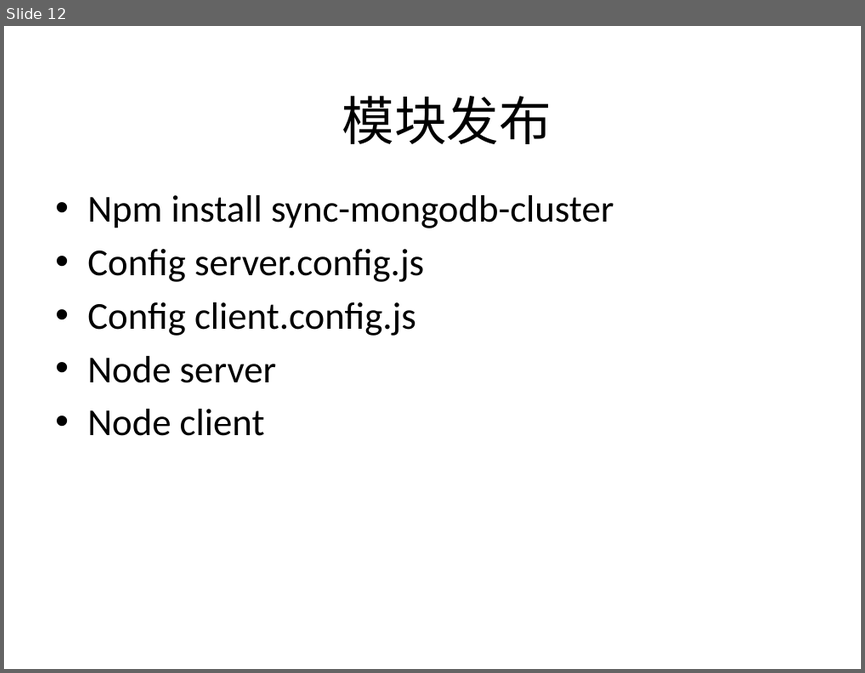
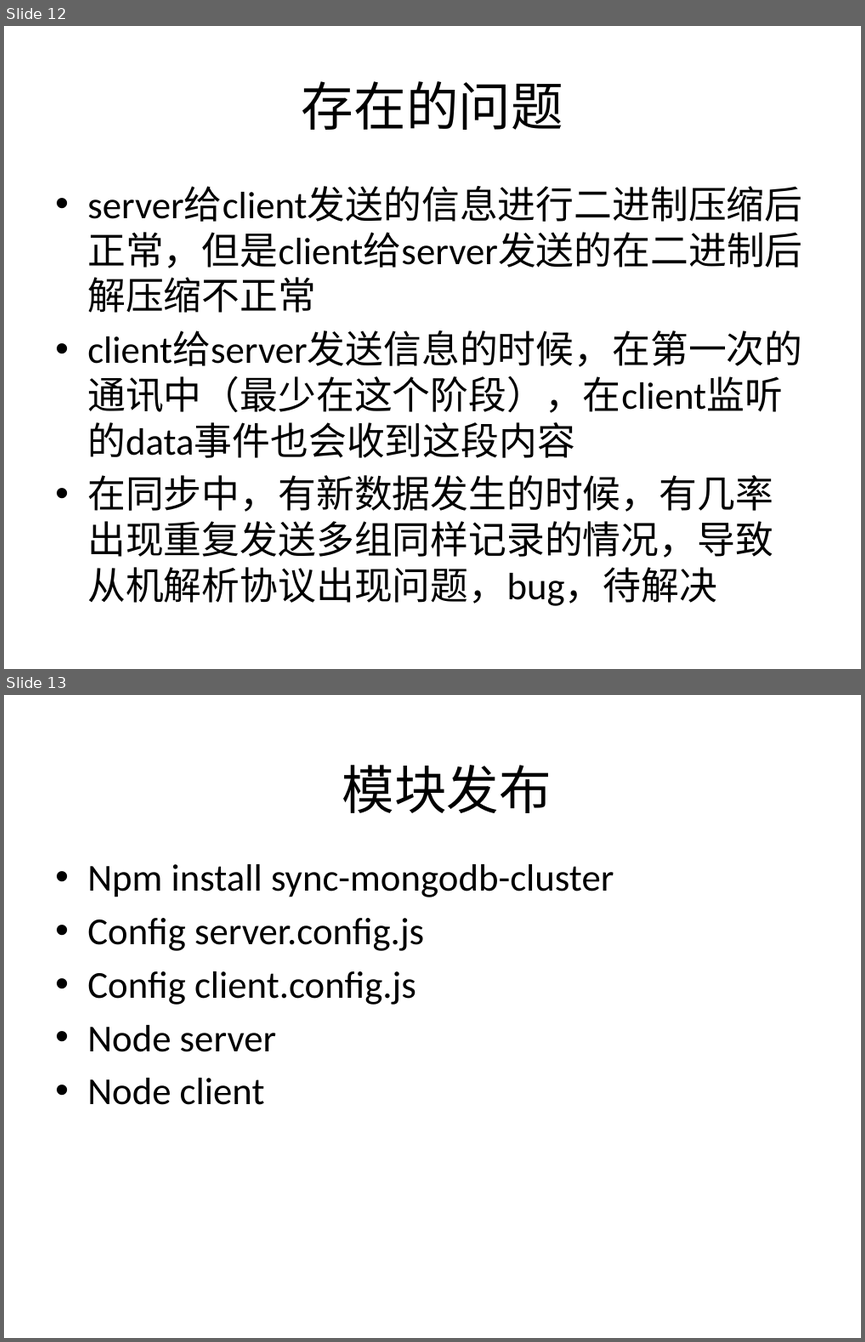
Before and after one commit to samoin/sync-mongodb-clusters, a slide deck: nodejs sync mongodb-cluster.pptx. Shown one above the other, each under a label of ours: slide 12 before the commit, slides 12 and 13 after it. The pictures are 865x673 and 865x1342 pixels, drawn with LibreOffice and Linux fonts; fonts in the diff are those of the drawing; background and template pictures are left out. Boxes give left, top, right and bottom in pixels: in the first picture for what was removed or moved away, otherwise in the second. Text is boxed around its words. In the diff, an @@ line names an element or a change of style, - is before the commit and + after.

Commit message:
修改了锁同步的一个bug，增加了cluster的启动方式

```diff
--- a/nodejs sync mongodb-cluster.pptx
+++ b/nodejs sync mongodb-cluster.pptx
@@ slide 12 added at (4, 26, 861, 669), background picture (left out) @@
@@ title added at (302, 81, 563, 130), 44 pt, text #000000 @@
+存在的问题
@@ text added at (87, 232, 802, 606), 32 pt, text #000000 @@
+• server给client发送的信息进行二进制压缩后正常，但是client给server发送的在二进制后解压缩不正常
+• client给server发送信息的时候，在第一次的通讯中（最少在这个阶段），在client监听的data事件也会收到这段内容
+• 在同步中，有新数据发生的时候，有几率出现重复发送多组同样记录的情况，导致从机解析协议出现问题，bug，待解决
@@ what was slide 12 is now slide 13 @@
```
Also in this commit, not shown: 4 slides changed, 1 other slide added, 5 other files.
